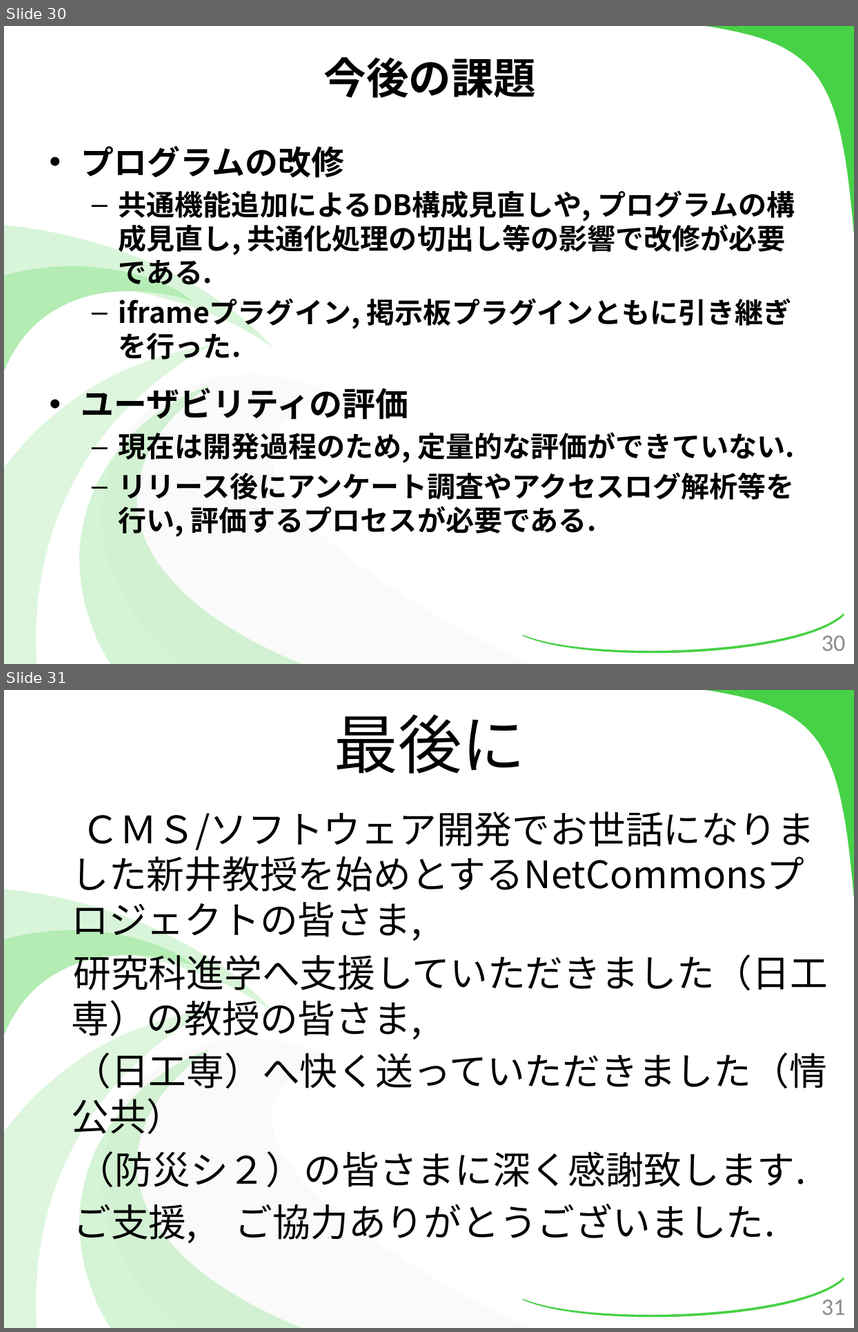
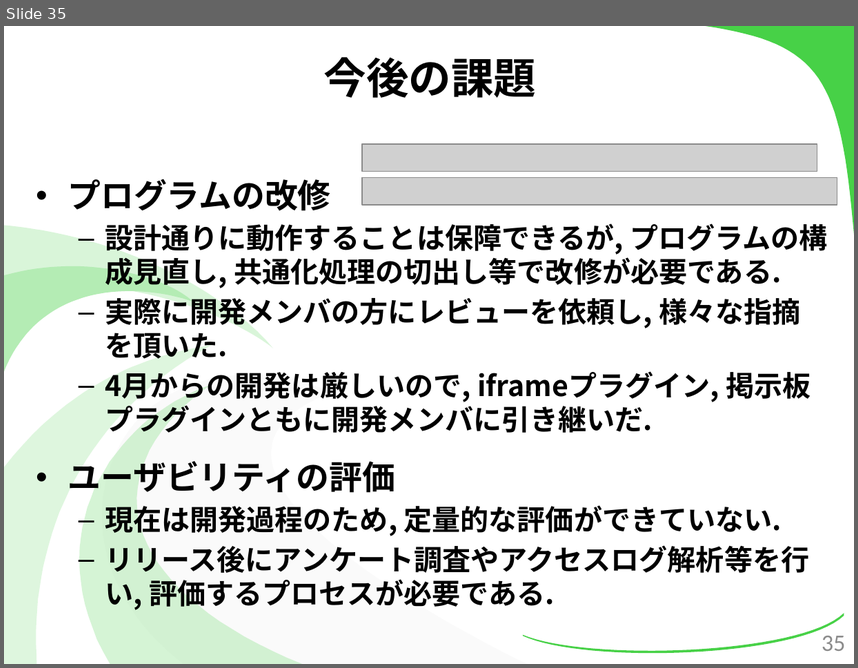
Before and after one commit to kotaro0717/Report-Management, a slide deck: 2.最終報告/3.発表資料/報告資料(最終).pptx. Shown one above the other, each under a label of ours: slides 30 and 31 before the commit, slide 35 after it. The pictures are 858x1332 and 858x668 pixels, drawn with LibreOffice and Linux fonts; fonts in the diff are those of the drawing; grey boxes stand for pictures. Boxes give left, top, right and bottom in pixels: in the first picture for what was removed or moved away, otherwise in the second. Text is boxed around its words. In the diff, an @@ line names an element or a change of style, - is before the commit and + after.

```diff
--- a/2.最終報告/3.発表資料/報告資料(最終).pptx
+++ b/2.最終報告/3.発表資料/報告資料(最終).pptx
@@ slide 31 removed at (4,690,854,1328), background #FFFFFF; not listed: 7 template elements that a slide beside it also shows @@
@@ title removed at (335,714,526,773) @@
-最後に
@@ text removed at (71,811,828,1245) @@
-ＣＭＳ/ソフトウェア開発でお世話になりました新井教授を始めとするNetCommonsプロジェクトの皆さま,
-研究科進学へ支援していただきました（日工専）の教授の皆さま,
-（日工専）へ快く送っていただきました（情公共）
-（防災シ２）の皆さまに深く感謝致します.
-ご支援, ご協力ありがとうございました.
@@ page number removed at (822,1299,846,1314) @@
-31
@@ what was slide 30 is now slide 35 @@
@@ slide 35 changed as well @@
@@ picture added at (362,144,817,172) @@
@@ text "プログラムの改修": place and size @@
-text "プログラムの改修" at (81,145,795,537)
+text "プログラムの改修" at (67,178,827,610)
@@ picture added at (362,177,837,205) @@
@@ text at (105,223,827,432): text changed @@
-  – 共通機能追加によるDB構成見直しや, プログラムの構成見直し, 共通化処理の切出し等の影響で改修が必要である.
-  – iframeプラグイン, 掲示板プラグインともに引き継ぎを行った.
+  – 設計通りに動作することは保障できるが, プログラムの構成見直し, 共通化処理の切出し等で改修が必要である.
+  – 実際に開発メンバの方にレビューを依頼し, 様々な指摘を頂いた.
+  – 4月からの開発は厳しいので, iframeプラグイン, 掲示板プラグインともに開発メンバに引き継いだ.
@@ page number at (822,635,846,650): text changed @@
-30
+35
```
Also in this commit, not shown: 31 other slides changed, 15 slides added, 10 other slides removed, 6 other files.
